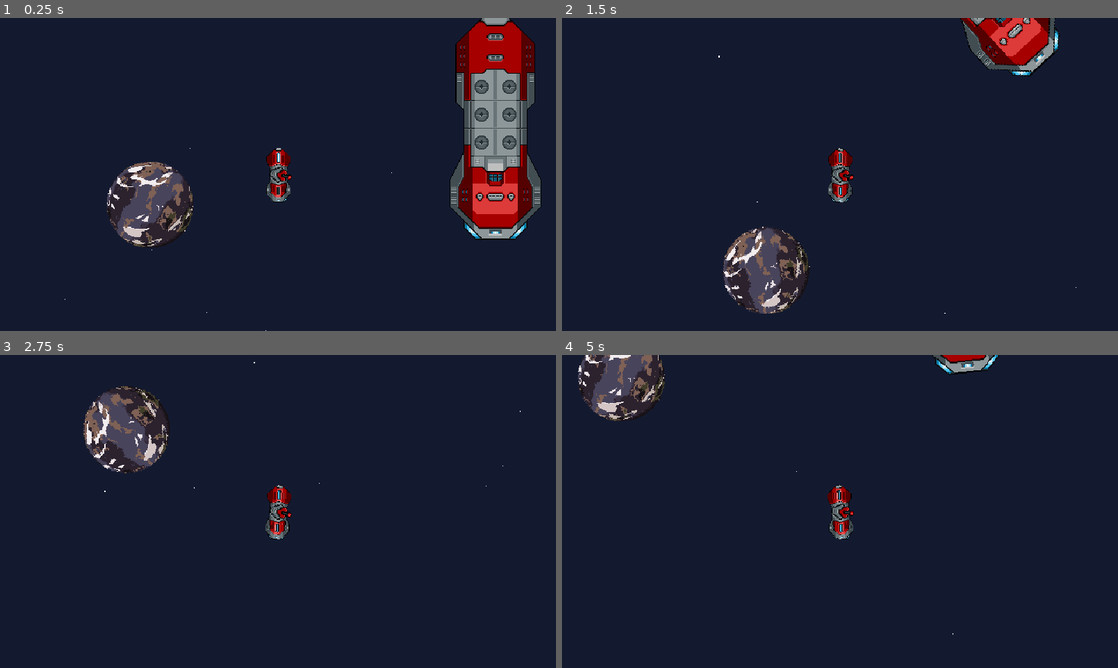
Above: before the commit, frames 1-4 (two rows, left to right).
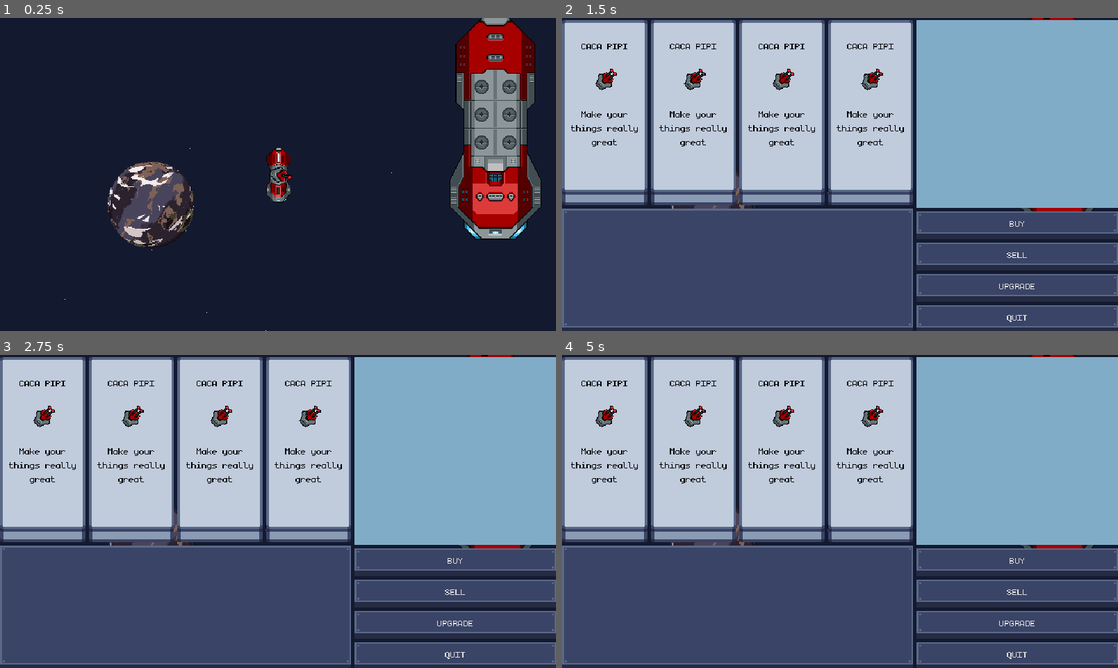
Above: after the commit, the same moments.

Repository: Ninesliced/gdc_project
Game: Godot game, scene res://scenes/main_2.tscn
The game is run twice, just before and just after one commit, with the same random seed, the same clock (stepped at 60 frames per second) and the same inputs. This scene is started directly instead of the project's main scene. The engine's default icon, where the game draws it, is replaced by a stand-in: a white triangle on a blue panel in a dark square.
Inputs:
- Up to frame 1 (0.25 s): no input
- Up to frame 2 (1.5 s): tap Enter at 0.5 s; hold D (right) 0.53-1.28 s; tap E (interact) at 0.6, 1.35 s; hold S (down) from 1.28 s (still down)
- Up to frame 3 (2.75 s): release S (down) at 2.03 s; hold D (right) from 2.03 s (still down); tap E (interact) at 2.1 s
- Up to frame 4 (5 s): release D (right) at 2.78 s; hold W (up) 2.78-3.53 s; tap E (interact) at 2.85, 3.6, 4.35 s; hold A (left) from 3.53 s (still down)

The runs differ from the first frame. In frame 1, 0.6% of the frame differs, in the area x 19-35%, y 46-74%; in frame 2, 91%; in frame 3, 92%; in frame 4, 93%, in the area x 0-100%, y 0-99%.

Commit message:
feat: add shop interaction and UI integration

Diff:
--- a/entities/planets/planet.gd
+++ b/entities/planets/planet.gd
@@ -1,14 +1,21 @@
 extends Node2D
 
 @onready var ui = $ui
+var can_interact = false
 
 func _on_area_2d_body_entered(body:Node2D) -> void:
     if body is Player:
         ui.show()
+        can_interact = true
     pass
 
 
 func _on_area_2d_body_exited(body:Node2D) -> void:
     if body is Player:
         ui.hide()
+        can_interact = false
     pass # Replace with function body.
+
+func _process(delta: float) -> void:
+    if Input.is_action_just_pressed("interact"):
+        ShopData.open_shop()
--- a/globals/shop_data.gd
+++ b/globals/shop_data.gd
@@ -1,11 +1,27 @@
 extends Node
 
+var shop_scene : PackedScene = preload("res://ui/Shops/shop.tscn")
 
+var shop : Shop = null
 # Called when the node enters the scene tree for the first time.
 func _ready() -> void:
+	shop = shop_scene.instantiate() as Shop
+	add_child(shop)
+	shop.hide()
 	pass # Replace with function body.
 
 
 # Called every frame. 'delta' is the elapsed time since the previous frame.
 func _process(delta: float) -> void:
 	pass
+
+
+func open_shop() -> void:
+	shop.show()
+	get_tree().paused = true
+	pass
+
+func close_shop() -> void:
+	shop.hide()
+	get_tree().paused = false
+	pass
--- a/scenes/main_2.tscn
+++ b/scenes/main_2.tscn
@@ -21,4 +21,4 @@
 
 [node name="Planet" parent="." instance=ExtResource("4_xrfc1")]
 z_index = -2
-position = Vector2(123, 385)
+position = Vector2(124, 385)
--- a/ui/Shops/Shop.tscn
+++ b/ui/Shops/Shop.tscn
@@ -5,17 +5,11 @@
 [ext_resource type="PackedScene" uid="uid://dmxyagf76rfpr" path="res://ui/Shops/shop_box.tscn" id="2_r8d14"]
 [ext_resource type="PackedScene" uid="uid://r5slvbs5dk1e" path="res://ui/ui_button.tscn" id="3_mej8u"]
 
-[node name="Shop2" type="Control"]
-layout_mode = 3
-anchors_preset = 15
-anchor_right = 1.0
-anchor_bottom = 1.0
-grow_horizontal = 2
-grow_vertical = 2
+[node name="Shop" type="CanvasLayer"]
+process_mode = 3
 script = ExtResource("1_rgx1f")
 
 [node name="HBoxContainer" type="HBoxContainer" parent="."]
-layout_mode = 0
 offset_top = 2.0
 offset_right = 640.0
 offset_bottom = 362.0
--- a/ui/Shops/shop.gd
+++ b/ui/Shops/shop.gd
@@ -1,4 +1,5 @@
-extends Control
+extends CanvasLayer
+class_name Shop
 
 enum ShopType {
 	BUY,
@@ -66,4 +67,5 @@
 	pass
 
 func _on_quit_button_pressed():
+	ShopData.close_shop()
 	pass
